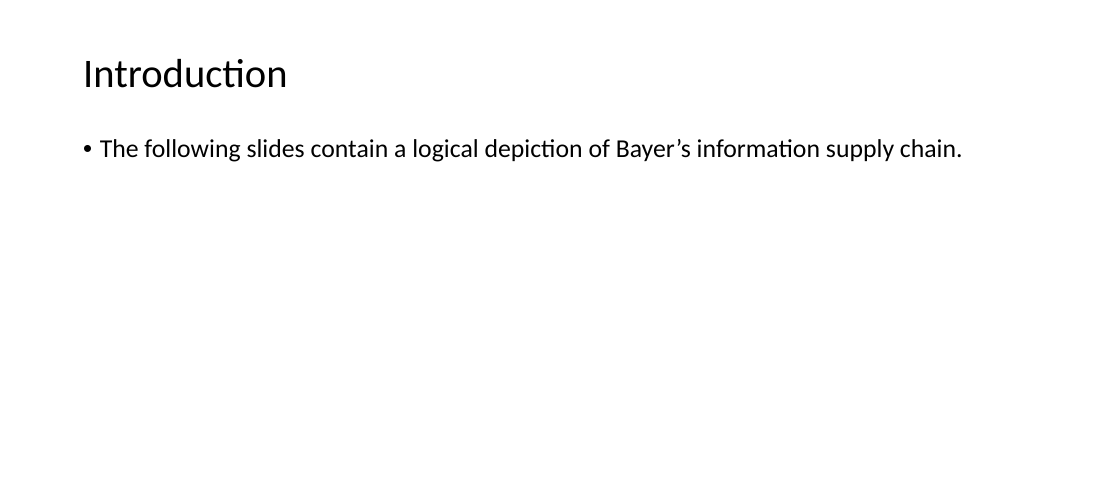
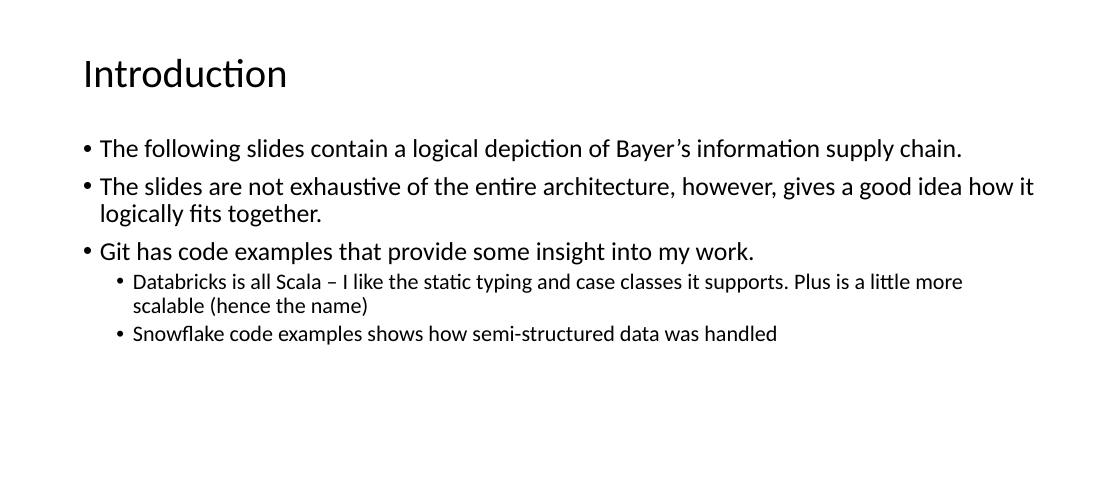
Before and after one commit to doctor-azure-data/demos, a slide deck: slide 1 of Dayton Consolidated Portfolio.pptx. Drawn at 1120x498 pixels with LibreOffice and Linux fonts; fonts in the diff are those of the drawing. Boxes give left, top, right and bottom in pixels: in the first picture for what was removed or moved away, otherwise in the second. Text is boxed around its words. In the diff, an @@ line names an element or a change of style, - is before the commit and + after.

```diff
--- a/Dayton Consolidated Portfolio.pptx
+++ b/Dayton Consolidated Portfolio.pptx
@@ text at bbox=[100, 177, 1034, 345]: paragraphs added @@
+• The slides are not exhaustive of the entire architecture, however, gives a good idea how it logically fits together.
+• Git has code examples that provide some insight into my work.
+  • Databricks is all Scala – I like the static typing and case classes it supports. Plus is a little more scalable (hence the name)
+  • Snowflake code examples shows how semi-structured data was handled
```
Also in this commit, not shown: 1 other slide changed, 1 slide removed.
